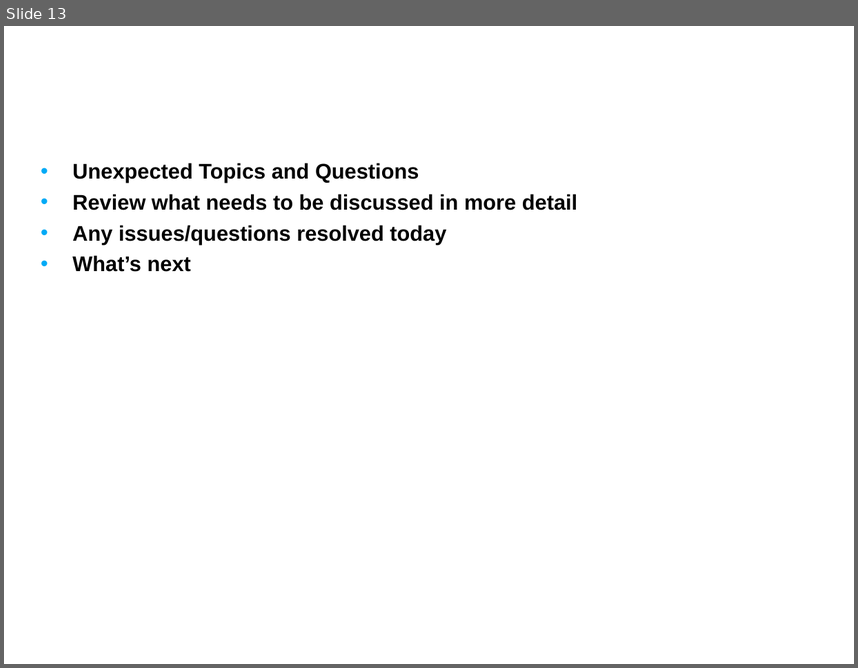
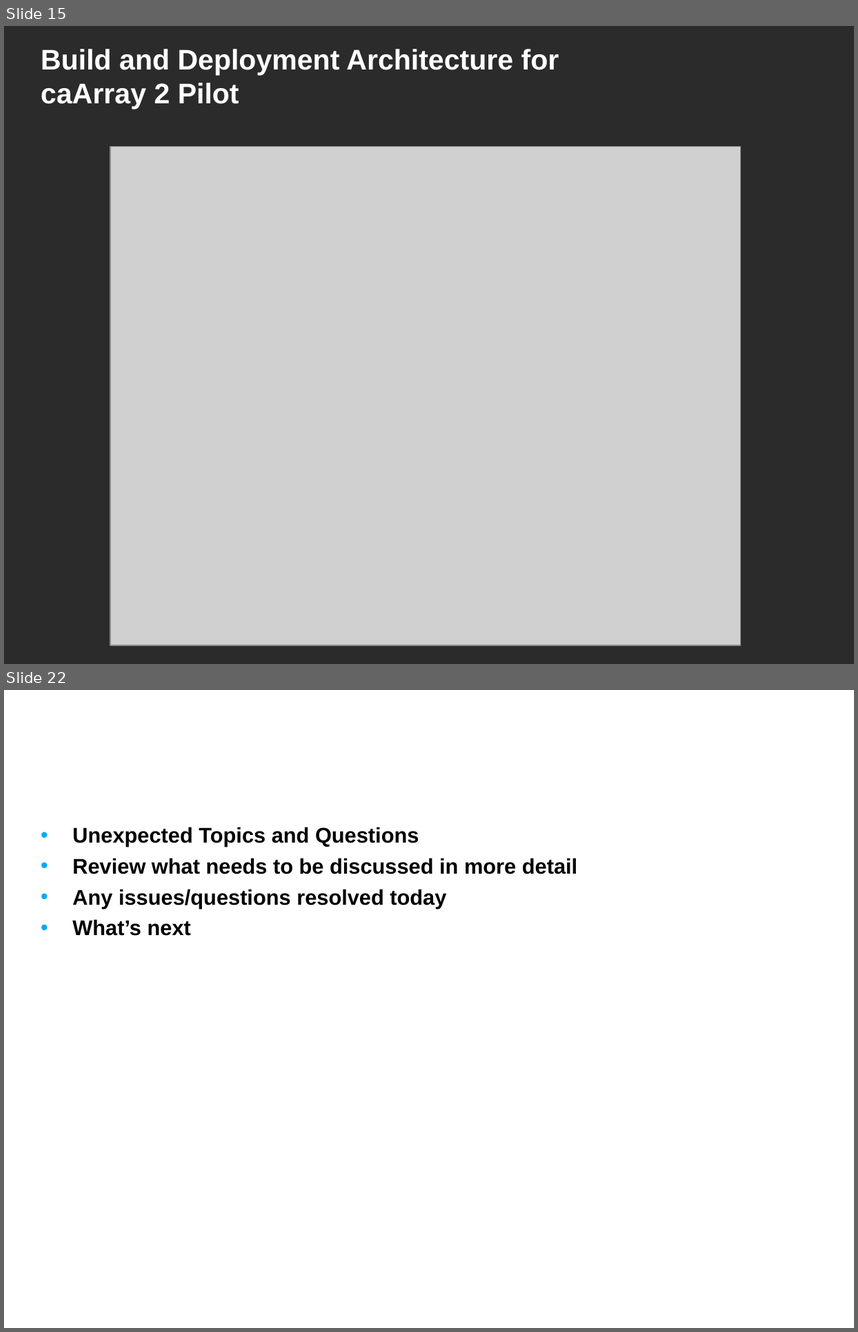
Before and after one commit to NCIP/caarray-docs, a slide deck: project_management/reports/development_to_qa_handoff.ppt. Shown one above the other, each under a label of ours: slide 13 before the commit, slides 15 and 22 after it; the slides between them are not shown. The pictures are 858x668 and 858x1332 pixels, drawn with LibreOffice and Linux fonts; fonts in the diff are those of the drawing; grey boxes stand for pictures; background and template pictures are left out; a plain dark background stands for a picture behind light text. Boxes give left, top, right and bottom in pixels: in the first picture for what was removed or moved away, otherwise in the second. Text is boxed around its words. In the diff, an @@ line names an element or a change of style, - is before the commit and + after.

Commit message:
added build and deploy slides

```diff
--- a/project_management/reports/development_to_qa_handoff.ppt
+++ b/project_management/reports/development_to_qa_handoff.ppt
@@ slide 15 added at [4, 26, 854, 664], background picture (left out) @@
@@ title added at [41, 49, 559, 109], 24 pt, text #FFFFFF, bold @@
+Build and Deployment Architecture for caArray 2 Pilot
@@ picture added at [110, 147, 740, 645] @@
@@ what was slide 13 is now slide 22 @@
```
Also in this commit, not shown: 9 other slides added, 1 slide removed.
